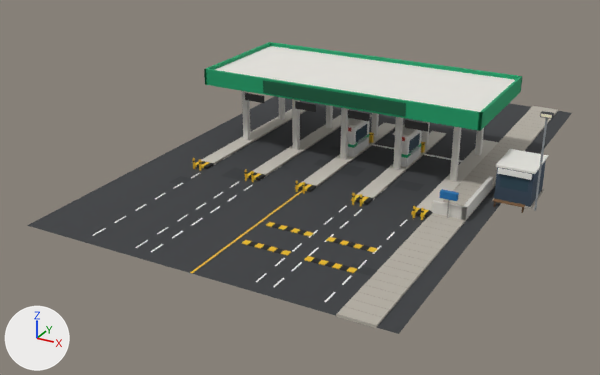
A saved change to the glTF model assets/models/ns_airtoll.glb.
The view is the same before and after, from a 50 mm camera at (26.9, -59.3, 24.9) aimed at (-1.8, -7.1, -1.2). Arrows for +X, +Y and +Z are at lower left; the lights stay in place. The first picture is the older version. Vertices at exactly the same position are counted once.

The first picture shows 'ns_airtoll'.
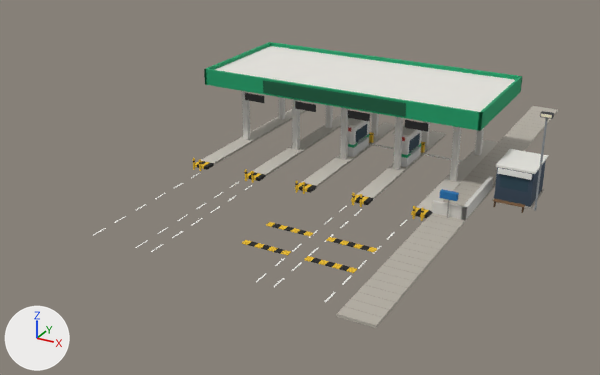
The change, as a list of edits to the scene's bpy script:
```text
Change me_ns_airtoll:
    used by ob_ns_airtoll; location = (0.0, 0.0, 0.0)
    remove me_ns_airtoll.from_pydata(...)  # 1534 vertices, 1732 faces; spans x -13.5..16.3, y -24.0..18.0, z 0.0..7.2
    add me_ns_airtoll.from_pydata(...)  # 1470 vertices, 1700 faces; spans x -11.6..16.3, y -24.0..18.0, z 0.0..7.2
    me_ns_airtoll part 1: 14 loose pieces with 56 vertices, spanning x -13.5..13.5, y -24.0..18.0, z 0.0, are deleted
    me_ns_airtoll part 2
    8 vertices are removed from x -6.9..-3.7, y -10.5..-4.6, z 0.0
    10 faces are deleted
    2 vertices move within x -4.9..-3.7, y -8.6..-6.4, z 0.0
    6 new faces join them
```

Pixel boxes (x1, y1, x2, y2) of what changed, in the pictures (600 x 375 px):
'ns_airtoll', reshaped (15% narrower): before (27, 42, 572, 334); after (93, 42, 558, 328)
part 1 of me_ns_airtoll, deleted: before (27, 96, 572, 334)
part 2 of me_ns_airtoll, cut back: before (221, 158, 294, 181)
